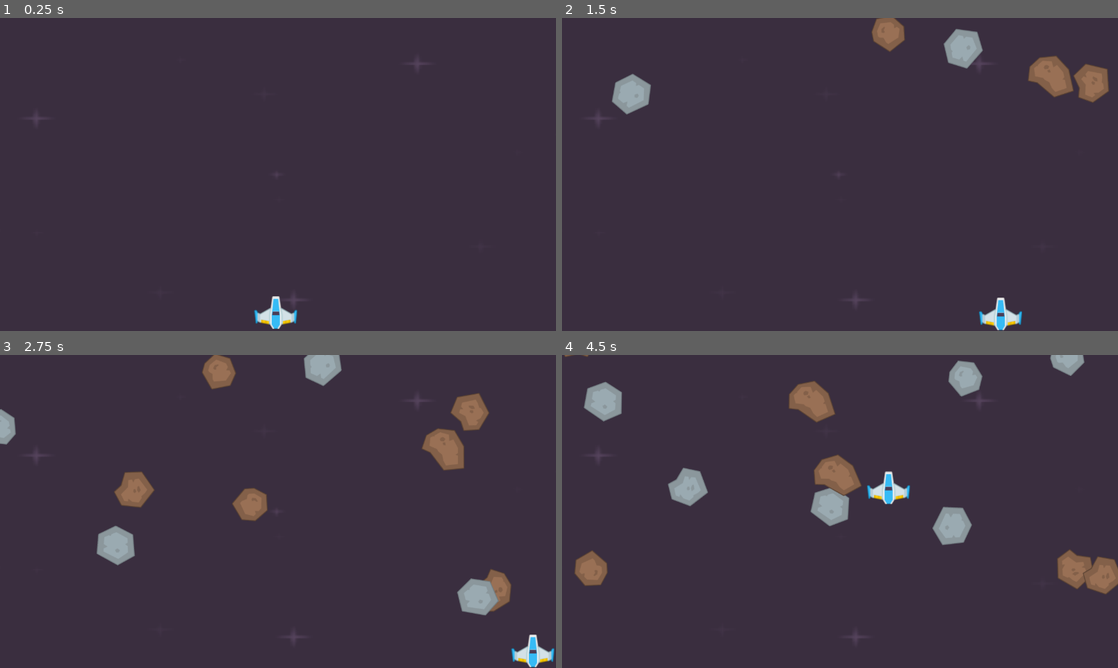
Above: before the commit, frames 1-4 (two rows, left to right).
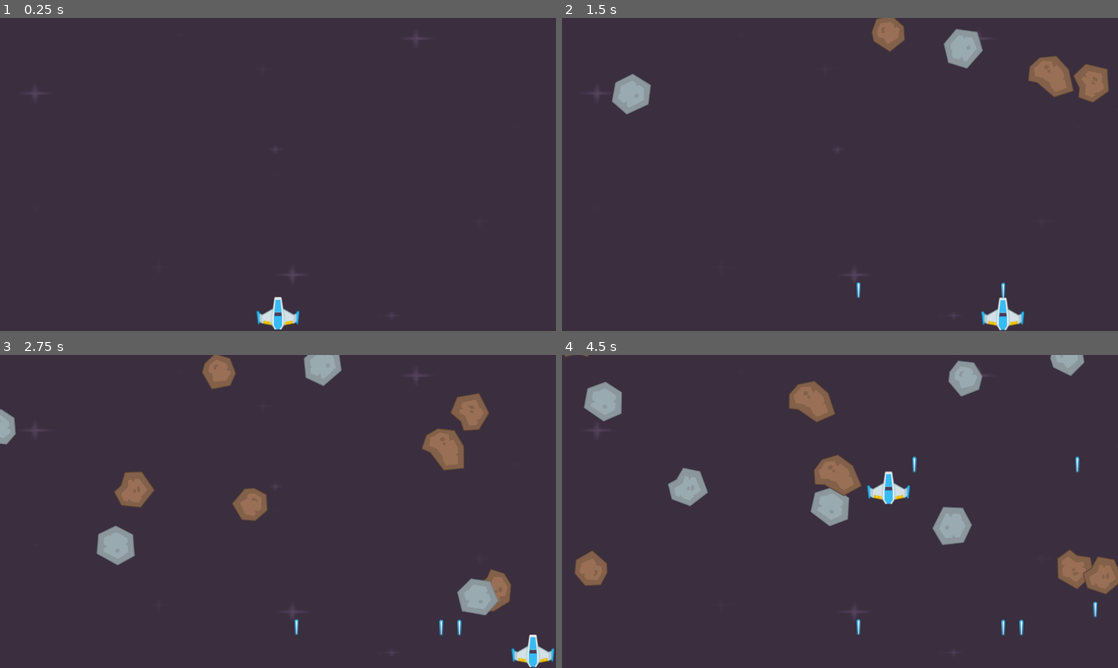
Above: after the commit, the same moments.

Repository: MominulMoon/Space-Shooter-Game
Game: Godot game, scene res://Scene/level.tscn
Two runs of this game, one before a commit and one after it. Both use one fixed random seed, a clock stepped at 60 frames per second and the inputs below.
Inputs:
- Up to frame 1 (0.25 s): no input
- Up to frame 2 (1.5 s): hold Right (right) 0.53-1.28 s; tap Space (Shoot, bound only after the commit) at 0.6, 1.35 s; hold Down (down) from 1.28 s (still down)
- Up to frame 3 (2.75 s): release Down (down) at 2.03 s; hold Right (right) from 2.03 s (still down); tap Space (Shoot, bound only after the commit) at 2.1 s
- Up to frame 4 (4.5 s): release Right (right) at 2.78 s; hold Up (up) 2.78-3.53 s; tap Space (Shoot, bound only after the commit) at 2.85, 3.6, 4.35 s; hold Left (left) from 3.53 s (still down)

The runs differ from the first frame. In frame 1, 0.4% of the frame differs, in the area x 5-76%, y 6-100%; in frame 2, 0.4%, in the area x 5-84%, y 6-100%; in frame 3, 0.2%; in frame 4, 0.3%.

Commit message:
Add lasers with Custom signals with cooldown

Diff:
--- a/Scene/laser.tscn
+++ b/Scene/laser.tscn
@@ -1,10 +1,10 @@
 [gd_scene load_steps=3 format=3 uid="uid://2ghu1y0lx21x"]
 
-[ext_resource type="Texture2D" uid="uid://ccdsss0oyjdyu" path="res://Assets/PNG/Lasers/laserBlue06.png" id="1_2mc1n"]
+[ext_resource type="Texture2D" uid="uid://1r6jtu4pje76" path="res://Assets/PNG/Lasers/laserBlue07.png" id="1_2mc1n"]
 
 [sub_resource type="CapsuleShape2D" id="CapsuleShape2D_grppe"]
-radius = 6.0
-height = 34.0
+radius = 4.0
+height = 36.0
 
 [node name="Laser" type="Area2D"]
 collision_layer = 8
@@ -14,5 +14,4 @@
 texture = ExtResource("1_2mc1n")
 
 [node name="CollisionShape2D" type="CollisionShape2D" parent="."]
-position = Vector2(0, -2)
 shape = SubResource("CapsuleShape2D_grppe")
--- a/Scene/level.gd
+++ b/Scene/level.gd
@@ -1,8 +1,20 @@
 extends Node2D
+#load scene
 var meteor_scene : PackedScene =load("res://Scene/meteor.tscn")
+var laser_scene :PackedScene =load("res://Scene/laser.tscn")
 func _ready():
 	$Timer.start()
 
 func _on_timer_timeout() -> void:
+	#create instance
 	var meteor =meteor_scene.instantiate()
+	#attch the node to the scene tree
 	$Meteors.add_child(meteor)
+
+
+func _on_palyer_laser(pos) -> void:
+	#create instance
+	var laser=laser_scene.instantiate()
+	#attch the node to the scene tree
+	$Laser.add_child(laser)
+	laser.position=pos
--- a/Scene/level.tscn
+++ b/Scene/level.tscn
@@ -14,12 +14,16 @@
 script = ExtResource("1_or6n4")
 
 [node name="Background" type="Sprite2D" parent="."]
-position = Vector2(645.75, 359.75)
+position = Vector2(643, 302)
 scale = Vector2(5.6972656, 3.3144534)
 texture = ExtResource("1_3bu56")
 
 [node name="Palyer" parent="." instance=ExtResource("2_jnrmd")]
 position = Vector2(635, 678)
+
+[node name="LaserCooldown" type="Timer" parent="Palyer"]
+process_callback = 0
+wait_time = 0.5
 
 [node name="Borders" type="Node2D" parent="."]
 
@@ -57,4 +61,8 @@
 
 [node name="Meteors" type="Node2D" parent="."]
 
+[node name="Laser" type="Node2D" parent="."]
+
+[connection signal="laser" from="Palyer" to="." method="_on_palyer_laser"]
+[connection signal="timeout" from="Palyer/LaserCooldown" to="Palyer" method="_on_laser_cooldown_timeout"]
 [connection signal="timeout" from="Timer" to="." method="_on_timer_timeout"]
--- a/Scene/palyer.gd
+++ b/Scene/palyer.gd
@@ -1,8 +1,27 @@
 extends CharacterBody2D
+@onready var laser_cooldown = $LaserCooldown
+var can_shoot = true
 @export var speed :=500
+
+signal laser(pos)
+
+func _ready() -> void:
+	position=Vector2(1280/2,680)
 
 # Called every frame. 'delta' is the elapsed time since the previous frame.
 func _process(delta: float) -> void:
 	var direction=Input.get_vector("left","right","up","down")
 	velocity =direction*speed
 	move_and_slide()
+
+
+
+	#shoot input
+	if Input.is_action_just_pressed("Shoot") and can_shoot:
+		laser.emit($LaserStartingPosition.global_position)
+		can_shoot=false
+		laser_cooldown.start()
+
+
+func _on_laser_cooldown_timeout() -> void:
+		can_shoot=true
--- a/Scene/palyer.tscn
+++ b/Scene/palyer.tscn
@@ -12,3 +12,6 @@
 
 [node name="CollisionPolygon2D" type="CollisionPolygon2D" parent="."]
 polygon = PackedVector2Array(-1, -38, 8, -38, 13, -13, 34, 1, 48, -7, 47, 23, 14, 27, 6, 37, -9, 38, -15, 28, -46, 21, -49, -8, -37, 3, -12, -13, -8, -38)
+
+[node name="LaserStartingPosition" type="Marker2D" parent="."]
+position = Vector2(1, -53)
--- a/project.godot
+++ b/project.godot
@@ -42,6 +42,13 @@
 "events": [Object(InputEventKey,"resource_local_to_scene":false,"resource_name":"","device":-1,"window_id":0,"alt_press …(195 unchanged characters)…
 ]
 }
+Shoot={
+"deadzone": 0.2,
+"events": [Object(InputEventKey,"resource_local_to_scene":false,"resource_name":"","device":-1,"window_id":0,"alt_pressed":false,"shift_pressed":false,"ctrl_pressed":false,"meta_pressed":false,"pressed":false,"keycode":0,"physical_keycode":32,"key_label":0,"unicode":32,"location":0,"echo":false,"script":null)
+, Object(InputEventKey,"resource_local_to_scene":false,"resource_name":"","device":-1,"window_id":0,"alt_pressed":false,"shift_pressed":false,"ctrl_pressed":false,"meta_pressed":false,"pressed":false,"keycode":0,"physical_keycode":4194326,"key_label":0,"unicode":0,"location":0,"echo":false,"script":null)
+, Object(InputEventKey,"resource_local_to_scene":false,"resource_name":"","device":-1,"window_id":0,"alt_pressed":false,"shift_pressed":false,"ctrl_pressed":false,"meta_pressed":false,"pressed":false,"keycode":0,"physical_keycode":4194326,"key_label":0,"unicode":0,"location":0,"echo":false,"script":null)
+]
+}
 
 [layer_names]
 
